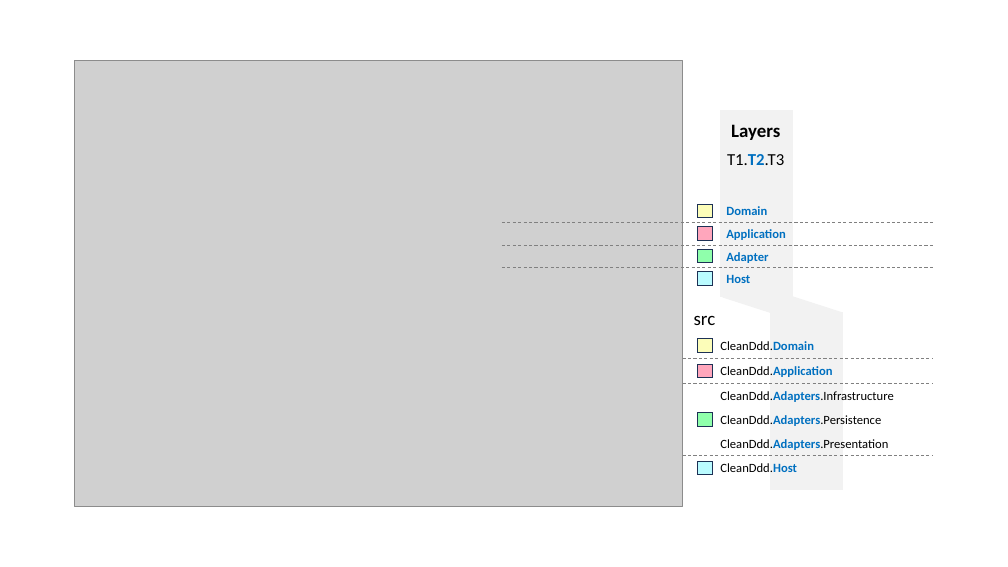
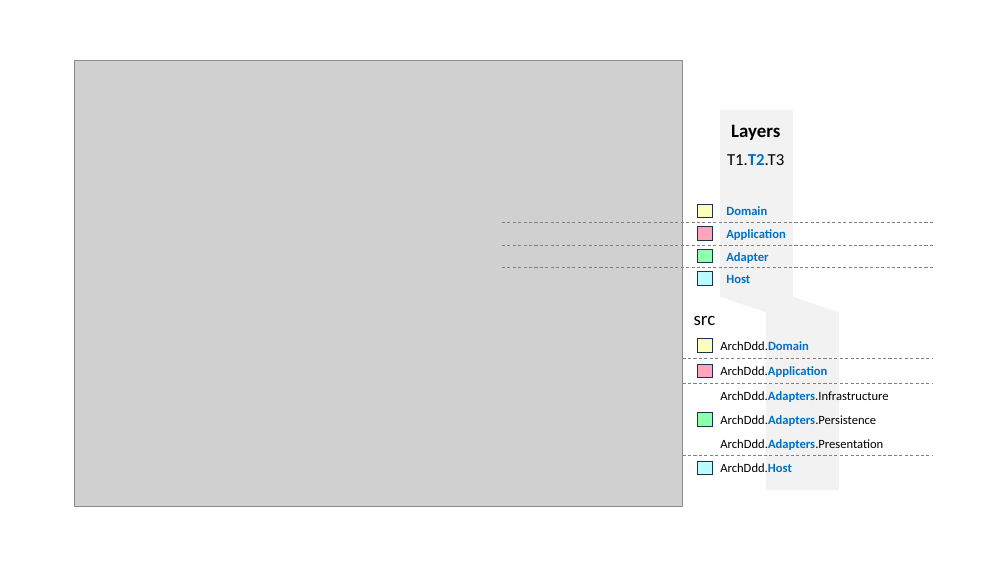
Before and after one commit to hhko/ArchDdd, a slide deck: slide 43 of README.pptx (slide 4 before the commit). Drawn at 1008x567 pixels with LibreOffice and Linux fonts; fonts in the diff are those of the drawing; grey boxes stand for pictures. Boxes give left, top, right and bottom in pixels: in the first picture for what was removed or moved away, otherwise in the second. Text is boxed around its words. In the diff, an @@ line names an element or a change of style, - is before the commit and + after.

```diff
--- a/README.pptx
+++ b/README.pptx
@@ rectangle: place and size @@
-rectangle at [771, 313, 842, 490]
+rectangle at [766, 313, 838, 490]
@@ text at [720, 341, 809, 350]: text changed @@
-CleanDdd.Domain
+ArchDdd.Domain
@@ text at [720, 366, 827, 377]: text changed @@
-CleanDdd.Application
+ArchDdd.Application
@@ text at [720, 391, 888, 402]: text changed @@
-CleanDdd.Adapters.Infrastructure
+ArchDdd.Adapters.Infrastructure
@@ text at [720, 415, 876, 426]: text changed @@
-CleanDdd.Adapters.Persistence
+ArchDdd.Adapters.Persistence
@@ text at [720, 439, 883, 450]: text changed @@
-CleanDdd.Adapters.Presentation
+ArchDdd.Adapters.Presentation
@@ text at [720, 463, 792, 472]: text changed @@
-CleanDdd.Host
+ArchDdd.Host
```
Also in this commit, not shown: 3 other slides changed, 48 slides added.
